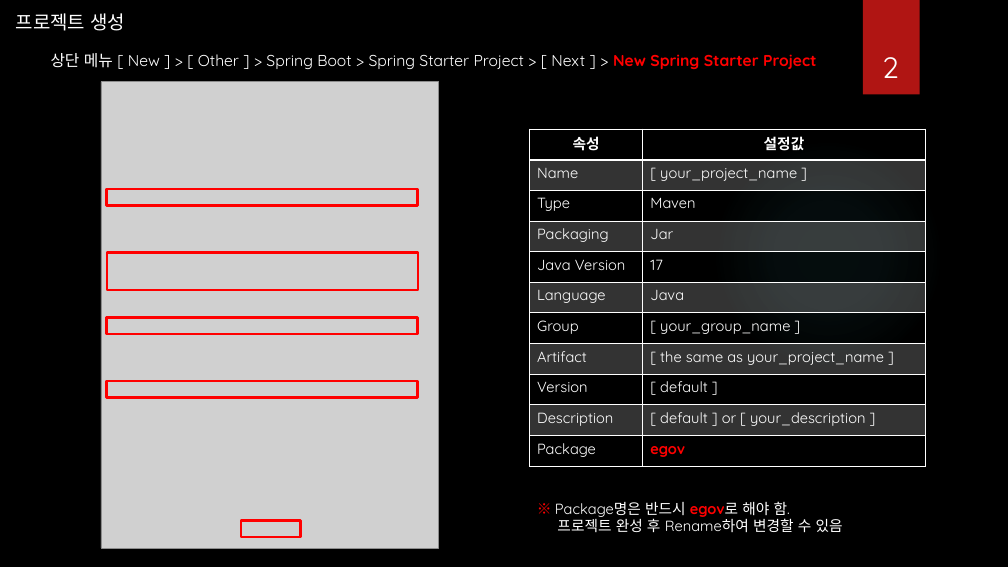
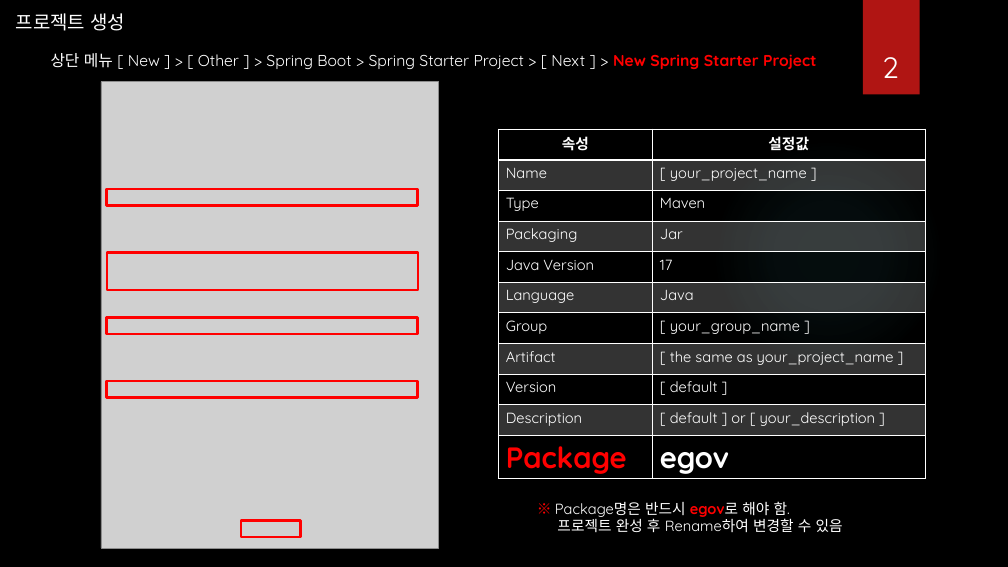
Before and after one commit to hancha123/Spring-Boot, a slide deck: slide 3 of Spring Boot Template.pptx. Drawn at 1008x567 pixels with LibreOffice and Linux fonts; fonts in the diff are those of the drawing; grey boxes stand for pictures; background and template pictures are left out. Boxes give left, top, right and bottom in pixels: in the first picture for what was removed or moved away, otherwise in the second. Text is boxed around its words. In the diff, an @@ line names an element or a change of style, - is before the commit and + after.

Commit message:
SpringBoot Template Generator User Guide

```diff
--- a/Spring Boot Template.pptx
+++ b/Spring Boot Template.pptx
@@ table at (498, 129, 926, 479) @@
@@ size 14 to 28 pt in "Package", "egov" @@
@@ text colour #FFFFFF to #FF0000, bold on in "Package" @@
@@ text colour #FF0000 to #FFFFFF in "egov" @@
@@ table: place and size @@
-table at (529, 129, 926, 467)
+table at (498, 129, 926, 479)
```
